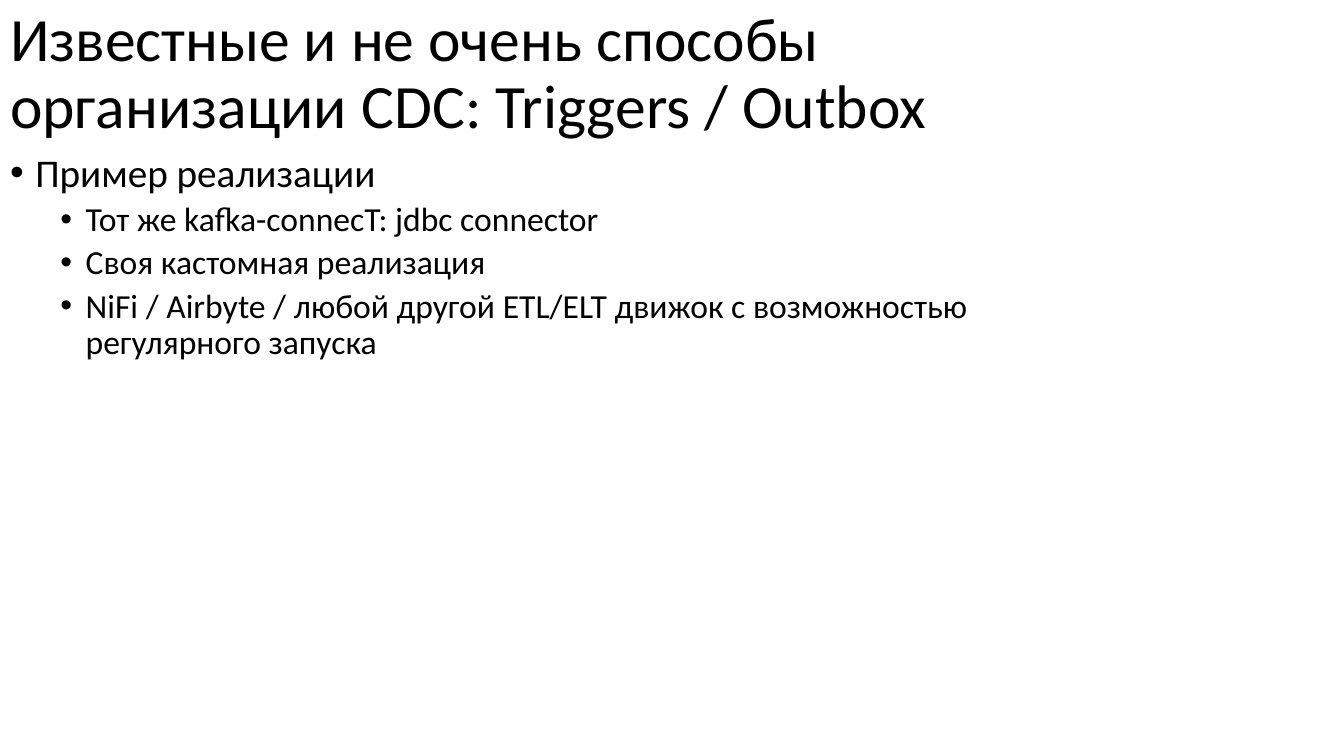
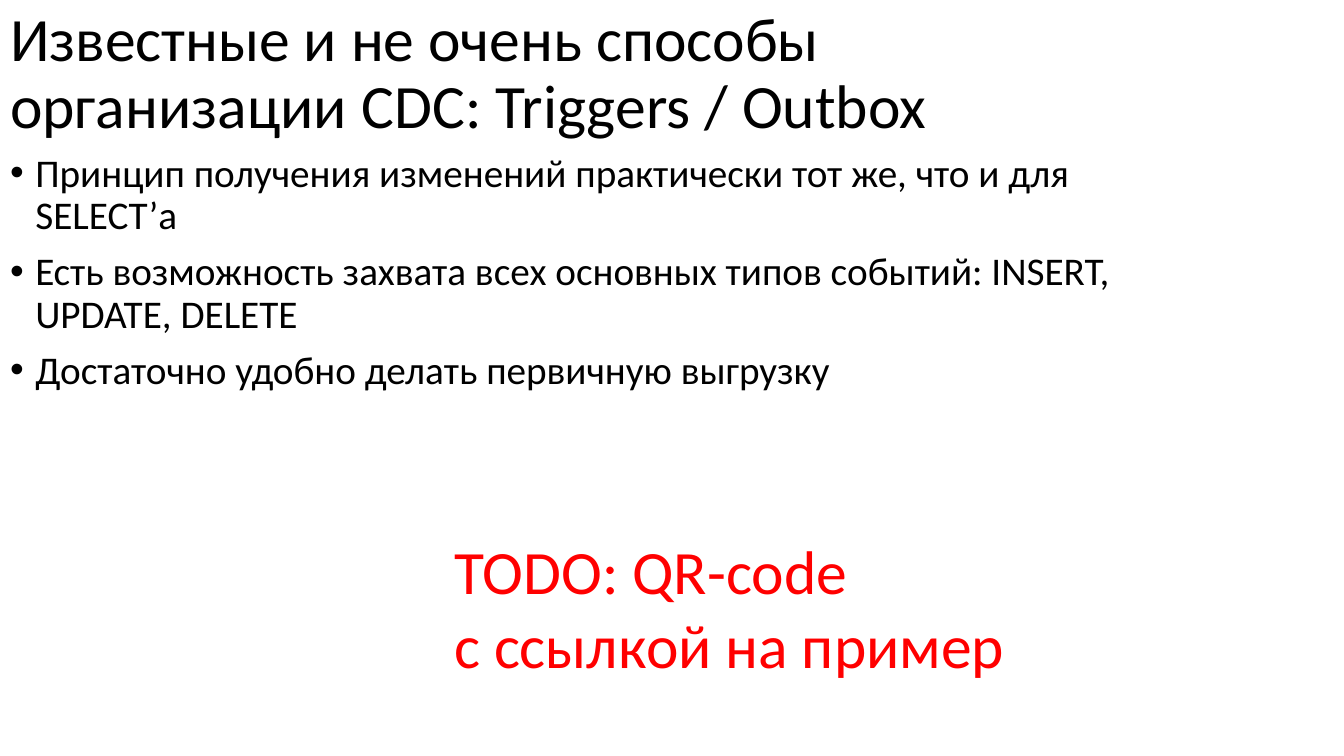
Before and after one commit to nryanov/presentations, a slide deck: slide 21 of smartdata/cdc-via-debezium/debezium-smartdata2025.pptx (slide 13 before the commit). Drawn at 1344x756 pixels with LibreOffice and Linux fonts; fonts in the diff are those of the drawing. Boxes give left, top, right and bottom in pixels: in the first picture for what was removed or moved away, otherwise in the second. Text is boxed around its words. In the diff, an @@ line names an element or a change of style, - is before the commit and + after.

```diff
--- a/smartdata/cdc-via-debezium/debezium-smartdata2025.pptx
+++ b/smartdata/cdc-via-debezium/debezium-smartdata2025.pptx
@@ text at (35,160,1109,391): text changed; size 24 to 28 pt @@
-• Пример реализации
-  • Тот же kafka-connecT: jdbc connector
-  • Своя кастомная реализация
-  • NiFi / Airbyte / любой другой ETL/ELT движок с возможностью регулярного запуска
+• Принцип получения изменений практически тот же, что и для SELECT’а
+• Есть возможность захвата всех основных типов событий: INSERT, UPDATE, DELETE
+• Достаточно удобно делать первичную выгрузку
@@ text added at (454,551,1004,678), 44 pt, text #FF0000 @@
+TODO: QR-code
+с ссылкой на пример
```
Also in this commit, not shown: 31 other slides changed, 21 slides added, 2 slides removed.
